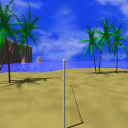
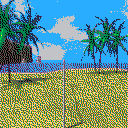
Layered file, before and after one edit (128px x 128px). Changes by layer:
added layer "Himmel" above "Bildschirmfoto von 2021-02-07 20-50-47.png" over <box>0,0,128,128</box>
painted on "Bildschirmfoto von 2021-02-07 20-50-47.png" over <box>0,0,128,128</box>
